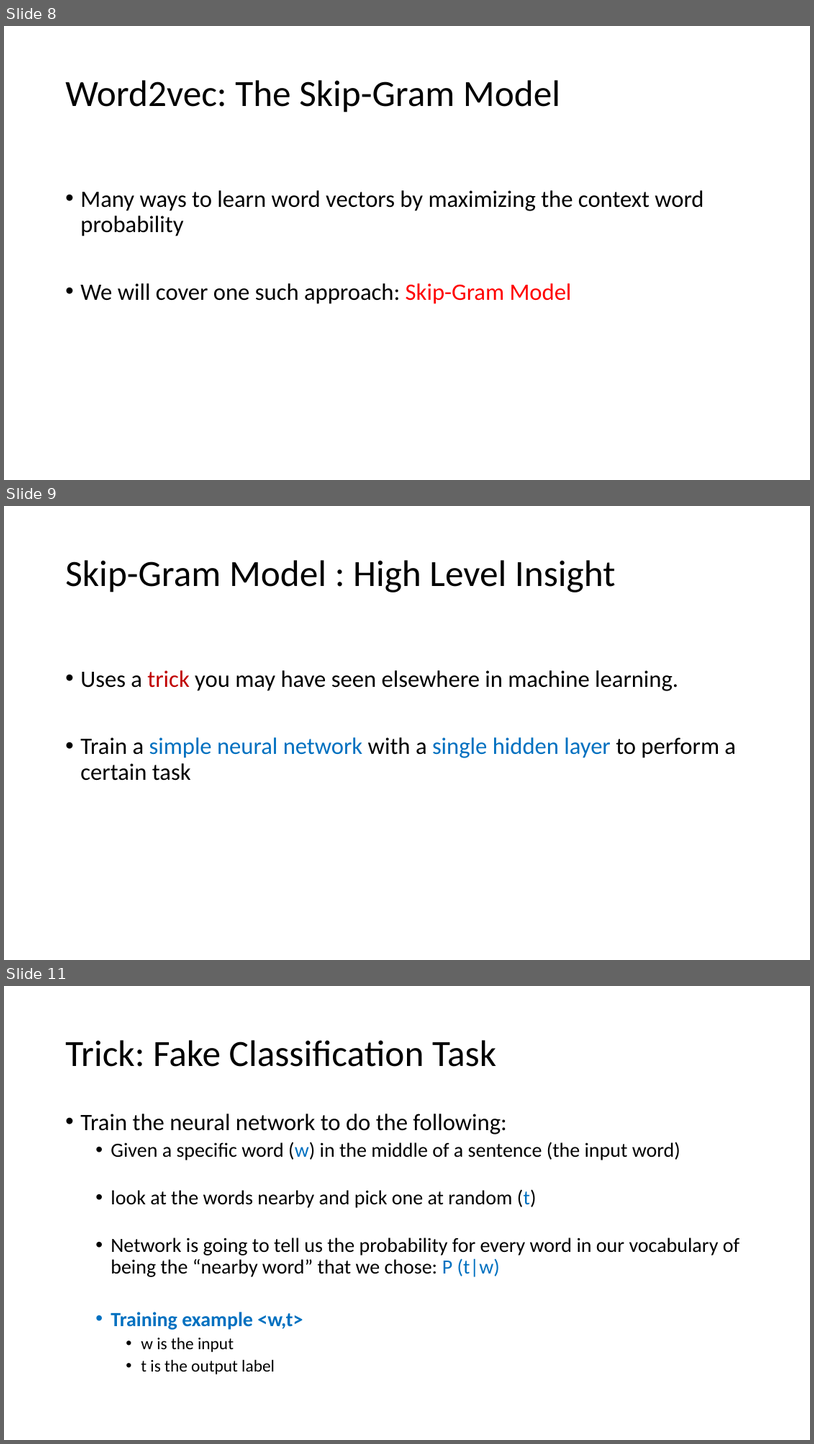
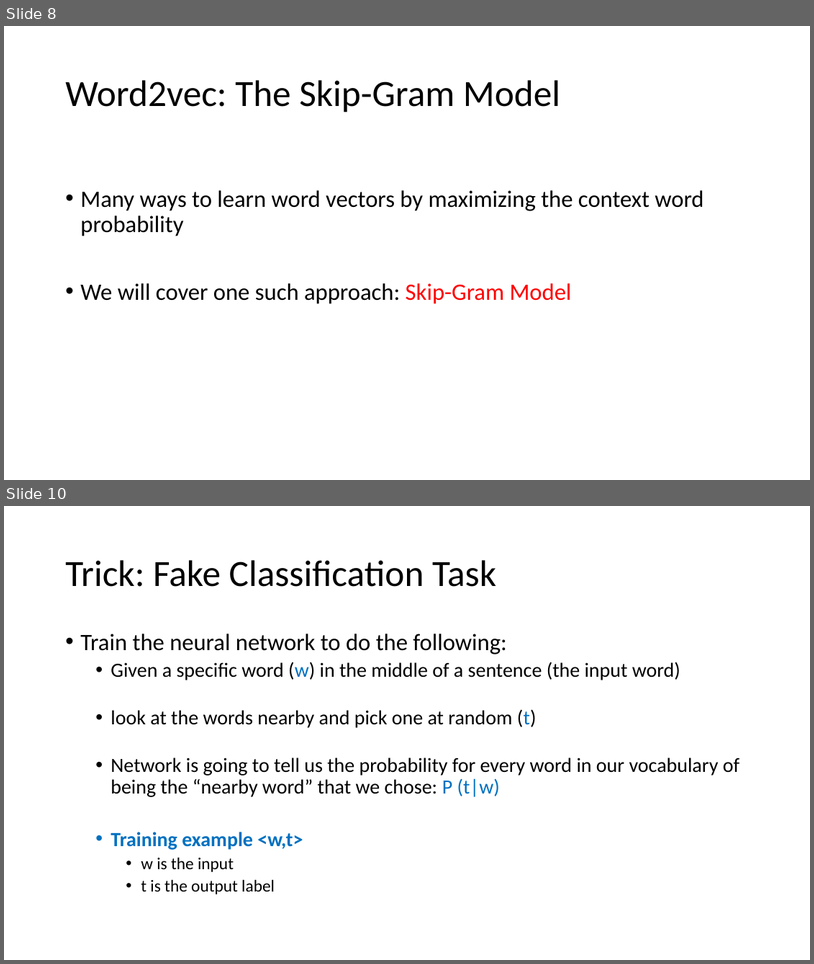
Before and after one commit to ICBI/AIMAHEAD_GU, a slide deck: Courses/ML_Concepts/Module_06_Natural_Language_Processing/Module_6_Natural_Language_Processing_02_word_embeddings.pptx. Shown one above the other, each under a label of ours: slides 8, 9 and 11 before the commit, slides 8 and 10 after it; the slides between them are not shown. The pictures are 814x1444 and 814x964 pixels, drawn with LibreOffice and Linux fonts; fonts in the diff are those of the drawing. Boxes give left, top, right and bottom in pixels: in the first picture for what was removed or moved away, otherwise in the second. Text is boxed around its words. In the diff, an @@ line names an element or a change of style, - is before the commit and + after.

```diff
--- a/Courses/ML_Concepts/Module_06_Natural_Language_Processing/Module_6_Natural_Language_Processing_02_word_embeddings.pptx
+++ b/Courses/ML_Concepts/Module_06_Natural_Language_Processing/Module_6_Natural_Language_Processing_02_word_embeddings.pptx
@@ slide 9 removed at (4, 506, 810, 960), background #FFFFFF @@
@@ title removed at (65, 560, 616, 592) @@
-Skip-Gram Model : High Level Insight
@@ text removed at (80, 670, 736, 780) @@
-• Uses a trick you may have seen elsewhere in machine learning.
-• Train a simple neural network with a single hidden layer to perform a certain task
@@ what was slide 11 is now slide 10 @@
```
Also in this commit, not shown: 3 slides changed, 5 other slides removed, 1 other file.
